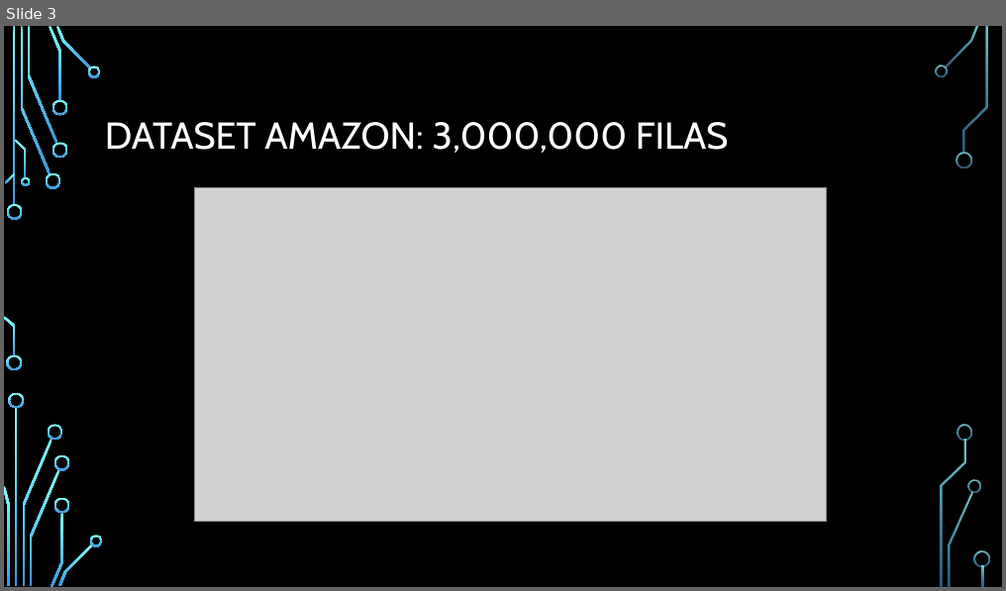
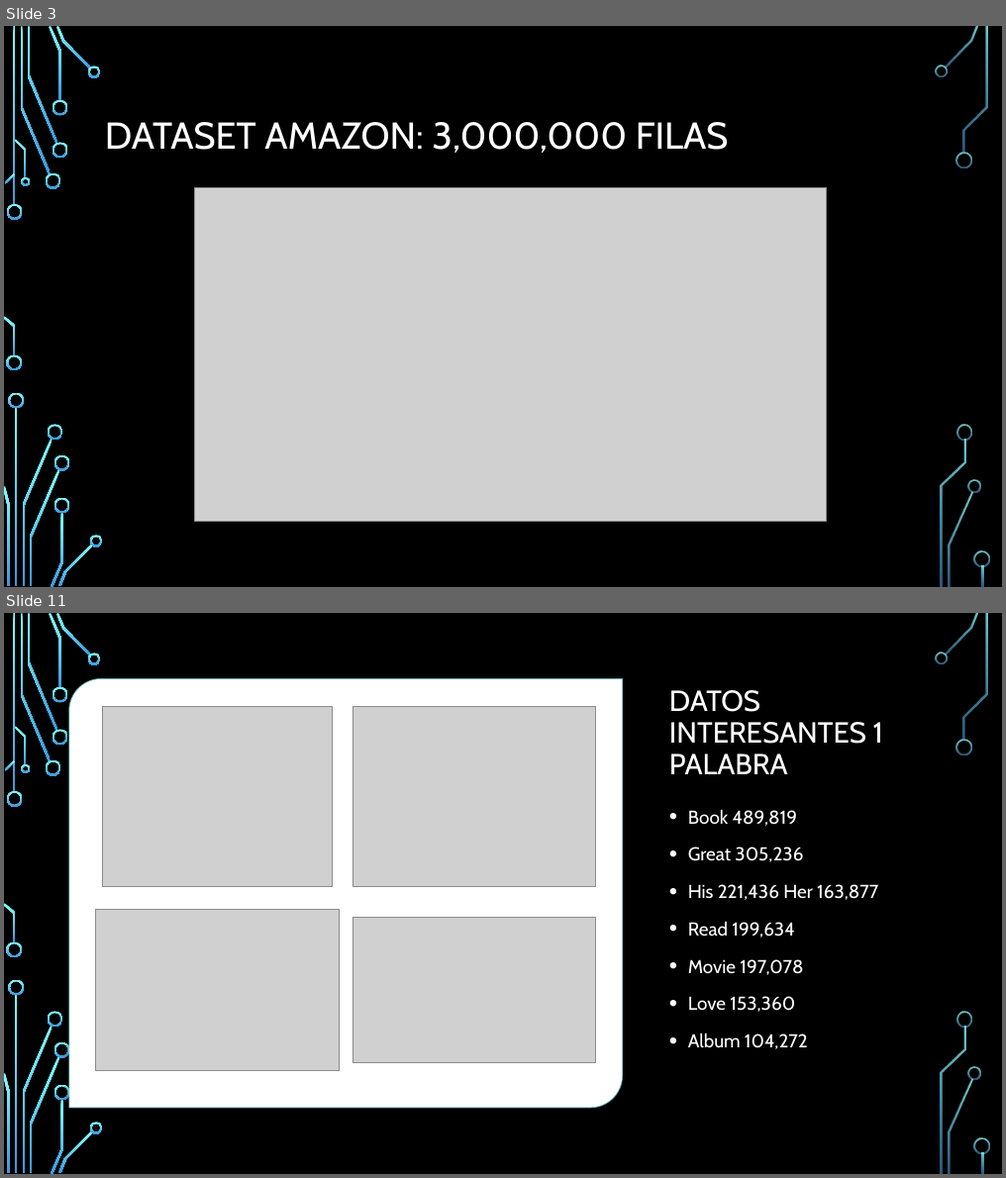
Before and after one commit to Salgado93/Hadoop_WordCount, a slide deck: Presentacion.pptx. Shown one above the other, each under a label of ours: slide 3 before the commit, slides 3 and 11 after it; the slides between them are not shown. The pictures are 1006x591 and 1006x1178 pixels, drawn with LibreOffice and Linux fonts; fonts in the diff are those of the drawing; grey boxes stand for pictures; background and template pictures are left out. Boxes give left, top, right and bottom in pixels: in the first picture for what was removed or moved away, otherwise in the second. Text is boxed around its words. In the diff, an @@ line names an element or a change of style, - is before the commit and + after.

```diff
--- a/Presentacion.pptx
+++ b/Presentacion.pptx
@@ slide 11 added at (4,613,1002,1174), background picture (left out); not listed: 36 template elements that a slide beside it also shows @@
@@ round diag rect added at (69,679,622,1107), fill #FFFFFF, outline #B4FFFF 1.5 pt @@
@@ title added at (669,690,883,774), 28 pt, text #FFFFFF @@
+DATOS INTERESANTES 1 PALABRA
@@ picture added at (102,706,333,886) @@
@@ picture added at (352,707,596,887) @@
@@ text added at (688,809,878,1050), 18 pt, text #FFFFFF @@
+• Book 489,819
+• Great 305,236
+• His 221,436 Her 163,877
+• Read 199,634
+• Movie 197,078
+• Love 153,360
+• Album 104,272
@@ picture added at (95,909,339,1071) @@
@@ picture added at (352,917,596,1062) @@
```
Also in this commit, not shown: 6 slides changed, 4 other slides added.
